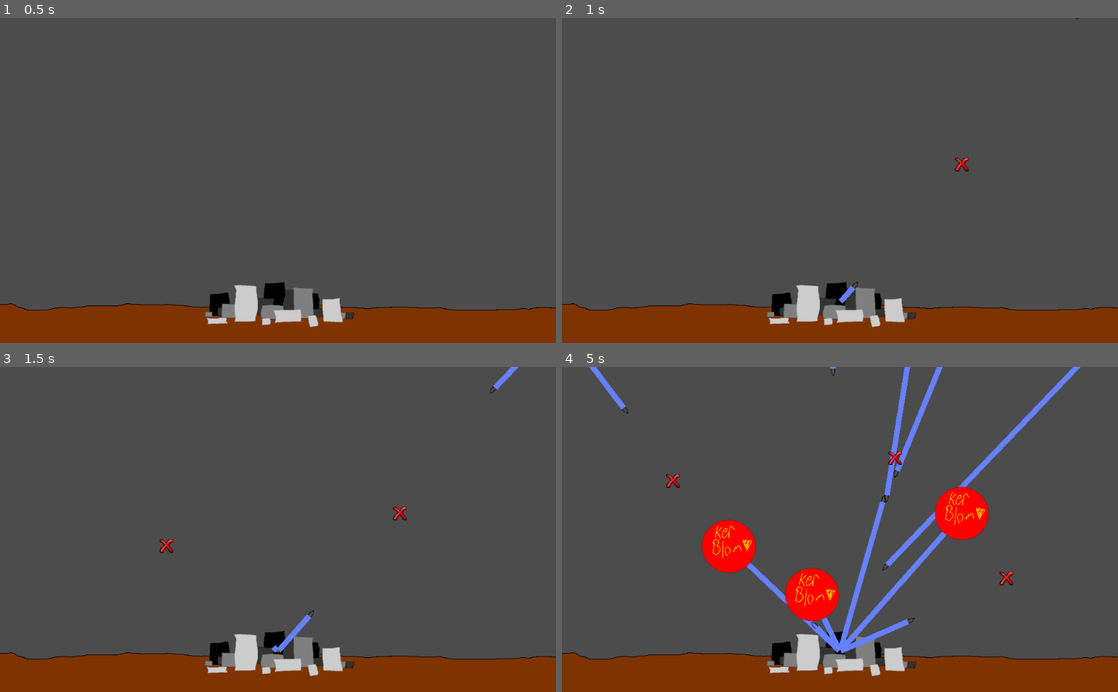
Above: before the commit, frames 1-4 (two rows, left to right).
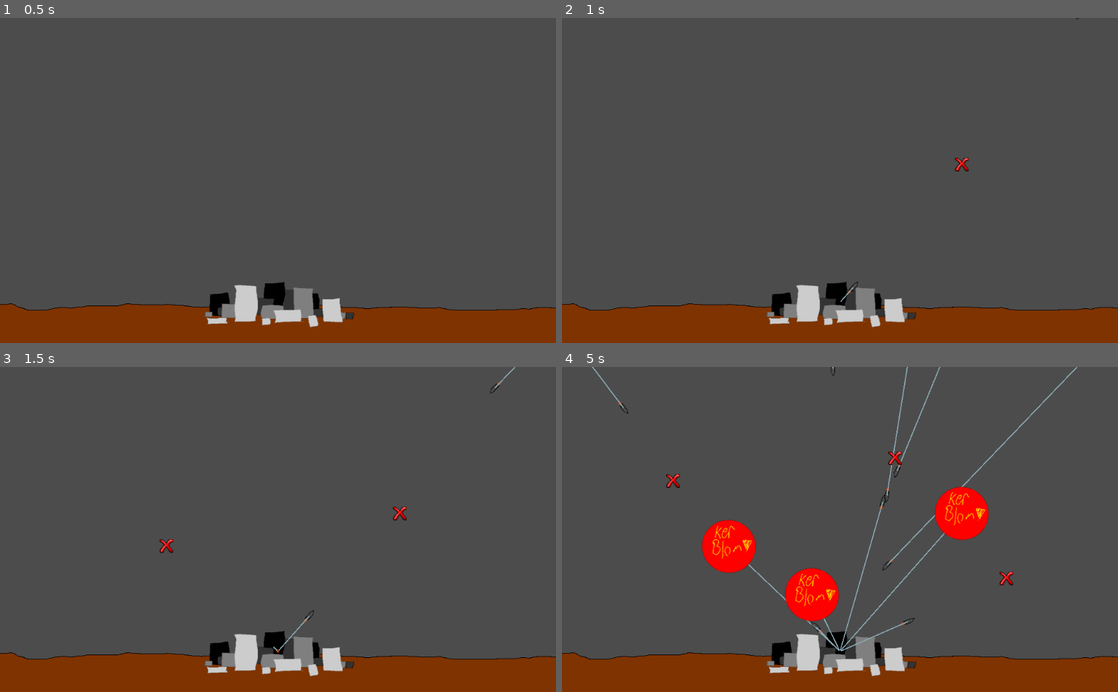
Above: after the commit, the same moments.

Repository: aJns/godot_missile_defence
Game: Godot game, scene res://MissileDefense.tscn
Same seed, same stepped clock (60 frames per second), same inputs: the game is played once before the commit and once after it.
Inputs (mouse positions are in pixels of both pictures, inside the frame that each line leads up to):
- Up to frame 1 (0.5 s): no input
- Up to frame 2 (1 s): tap Enter at 0.5 s; move the mouse to (962, 164) at 0.52 s; click (962, 164) at 0.6 s
- Up to frame 3 (1.5 s): tap Space at 1.25 s; move the mouse to (166, 545) at 1.27 s; click (166, 545) at 1.35 s
- Up to frame 4 (5 s): move the mouse to (895, 458) at 2.02 s; click (895, 458) at 2.1 s; move the mouse to (812, 594) at 2.77 s; click (812, 594) at 2.85 s; move the mouse to (1006, 578) at 3.52 s; click (1006, 578) at 3.6 s; move the mouse to (673, 480) at 4.27 s; click (673, 480) at 4.35 s

Frame 1 is identical in both runs. In frame 2, less than 0.1% of the frame differs, in the area x 49-53%, y 82-88%; in frame 3, 0.3%; in frame 4, 3.3%, in the area x 4-94%, y 0-89%.

Commit message:
Tweak chemtrails

Diff:
--- a/Chemtrail.gd
+++ b/Chemtrail.gd
@@ -9,7 +9,8 @@
 
 # Called when the node enters the scene tree for the first time.
 func _ready():
-	pass # Replace with function body.
+	width = 2
+	default_color = Color(0.54, 0.66, 0.69, 1)
 
 # Called every frame. 'delta' is the elapsed time since the previous frame.
 func _process(delta):
